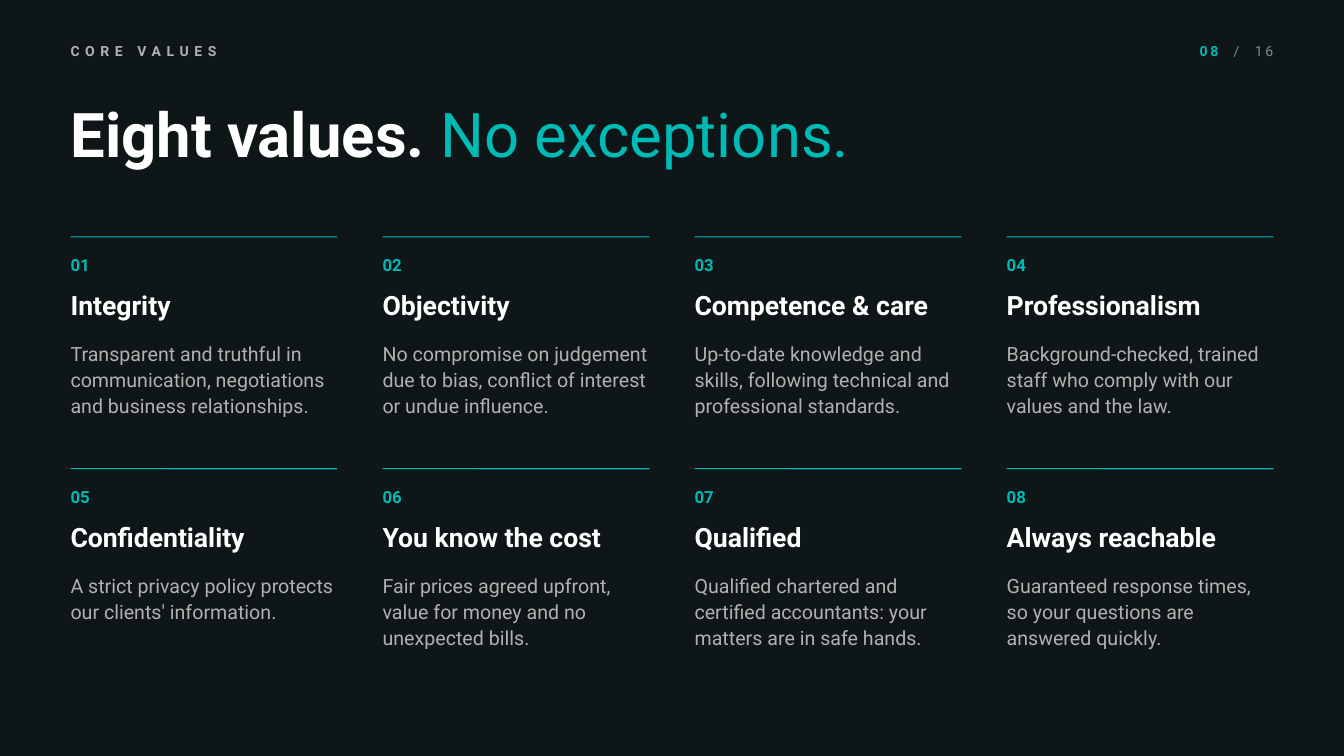
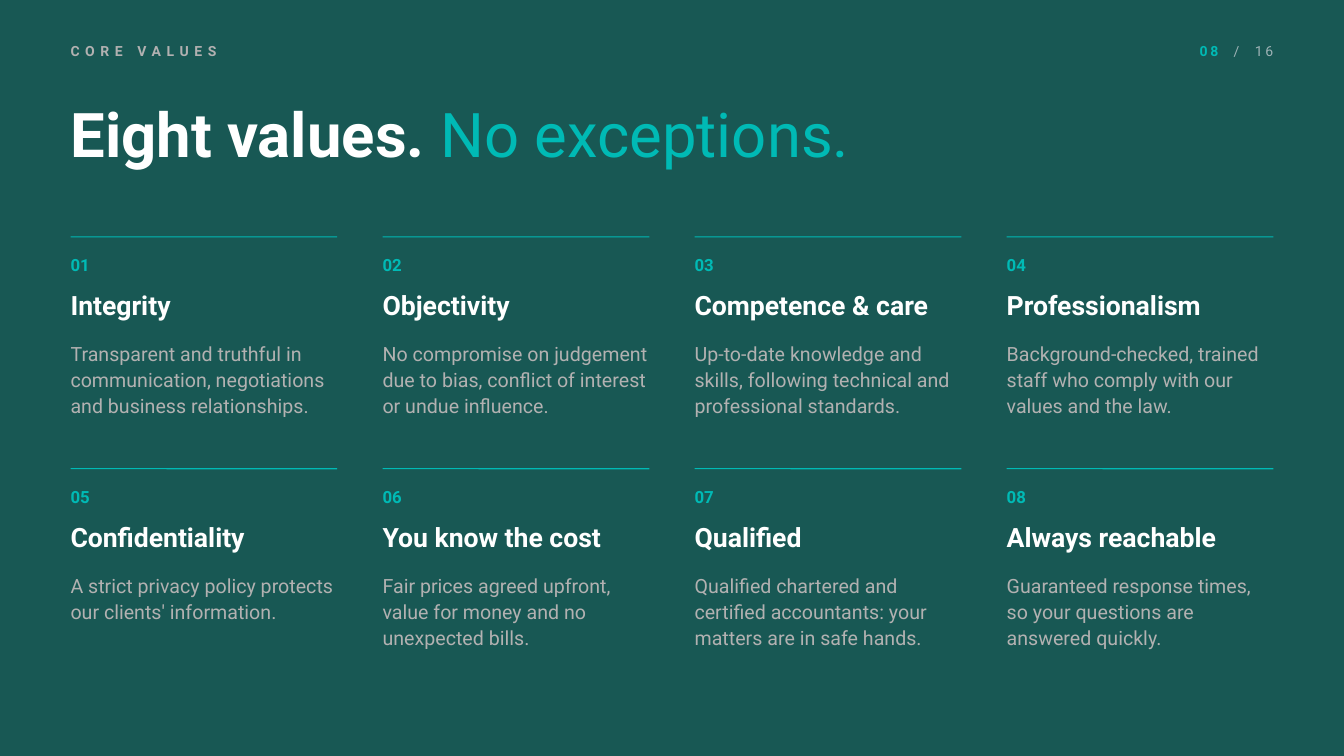
Before and after one commit to khaledsaifelnasr-afk/khsaif-content-studio, a slide deck: slide 8 of Profiles/al-suwaidi-2026/Al-Suwaidi-Company-Profile-2026-Noir.pptx. Drawn at 1344x756 pixels with LibreOffice and Linux fonts; fonts in the diff are those of the drawing; background and template pictures are left out. Boxes give left, top, right and bottom in pixels: in the first picture for what was removed or moved away, otherwise in the second. Text is boxed around its words. In the diff, an @@ line names an element or a change of style, - is before the commit and + after.

```diff
--- a/Profiles/al-suwaidi-2026/Al-Suwaidi-Company-Profile-2026-Noir.pptx
+++ b/Profiles/al-suwaidi-2026/Al-Suwaidi-Company-Profile-2026-Noir.pptx
@@ rectangle at [0,0,1344,756]: fill #0F1618 at 88% opacity to #185854 at 85% opacity @@
@@ text "08 / 16" at [1200,46,1274,56]: text colour #7E8A8C to #9FB3B6 in "/ 16" @@
```
Also in this commit, not shown: 14 other slides changed, 1 other file.
